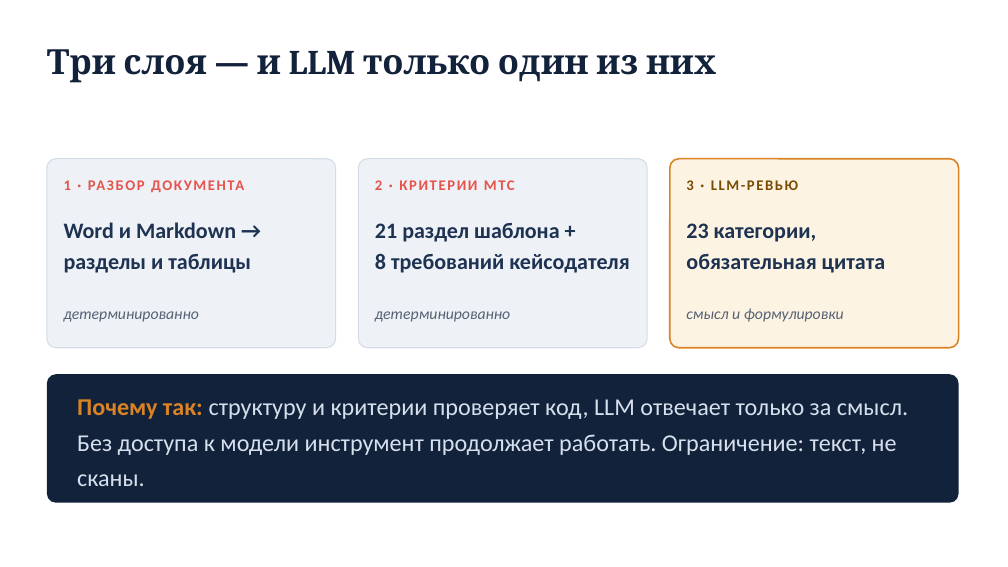
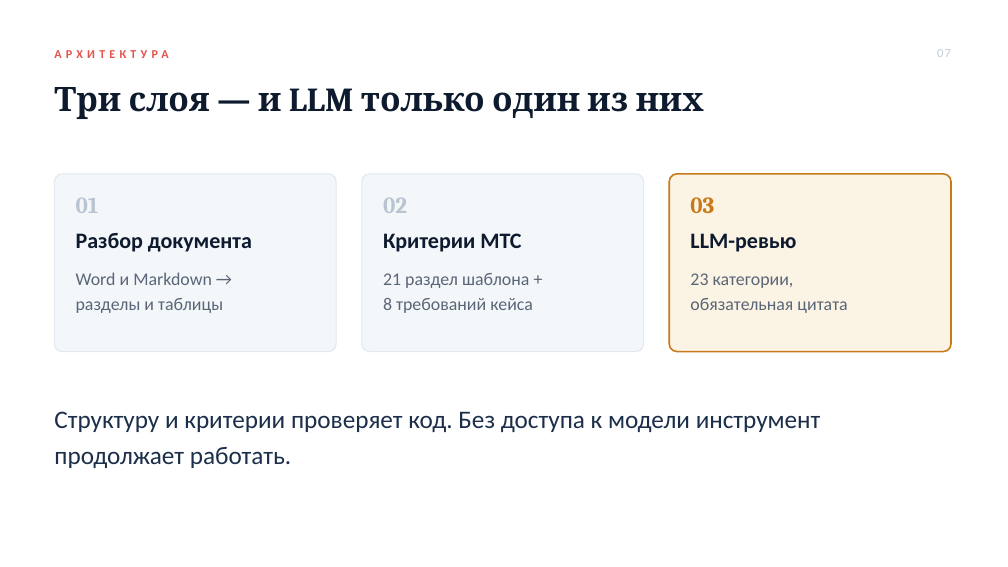
Before and after one commit to kayaal34/aitalenthub-hackathon, a slide deck: slide 7 of presentation/ТЗ-Ревьюер — питч Demo Day.pptx (slide 5 before the commit). Drawn at 1008x567 pixels with LibreOffice and Linux fonts; fonts in the diff are those of the drawing. Boxes give left, top, right and bottom in pixels: in the first picture for what was removed or moved away, otherwise in the second. Text is boxed around its words. In the diff, an @@ line names an element or a change of style, - is before the commit and + after.

```diff
--- a/presentation/ТЗ-Ревьюер — питч Demo Day.pptx
+++ b/presentation/ТЗ-Ревьюер — питч Demo Day.pptx
@@ text added at <box>54,50,168,58</box>, 11.5 pt, text #E5534B, bold @@
+АРХИТЕКТУРА
@@ text added at <box>937,49,951,57</box>, 12 pt, text #C3CDD9 @@
+07
@@ text "Три слоя — и LLM ...": place and size @@
-text "Три слоя — и LLM ..." at <box>47,49,716,83</box>
+text "Три слоя — и LLM ..." at <box>54,87,704,119</box>
@@ text "Три слоя — и LLM ..." at <box>54,87,704,119</box>: size 33 to 32 pt, text colour #13223B to #0E1B2E; line spacing 1.05 to 1.06 @@
@@ rounded rectangle at <box>54,174,337,352</box>: fill #EEF2F7 to #F4F7FA; outline #D4DCE6 1 pt to #E2E8F0 1 pt; proportions changed @@
@@ rounded rectangle: place and size @@
-rounded rectangle at <box>47,159,336,348</box>
+rounded rectangle at <box>54,174,337,352</box>
@@ rounded rectangle: place and size @@
-rounded rectangle at <box>358,159,647,348</box>
+rounded rectangle at <box>362,174,644,352</box>
@@ rounded rectangle at <box>362,174,644,352</box>: fill #EEF2F7 to #F4F7FA; outline #D4DCE6 1 pt to #E2E8F0 1 pt; proportions changed @@
@@ rounded rectangle: place and size @@
-rounded rectangle at <box>670,159,959,348</box>
+rounded rectangle at <box>669,174,951,352</box>
@@ rounded rectangle at <box>669,174,951,352</box>: fill #FDF3E3 to #FBF3E4; outline #D98324 1.5 pt to #C8791A 1.5 pt; proportions changed @@
@@ text added at <box>76,198,99,213</box>, 22 pt, text #B9C4D2, bold @@
+01
@@ text added at <box>383,198,407,213</box>, 22 pt, text #B9C4D2, bold @@
+02
@@ text added at <box>690,197,714,213</box>, 22 pt, text #C8791A, bold @@
+03
@@ text at <box>76,233,252,252</box>: text changed; size 14 to 21 pt; text colour #E5534B to #0E1B2E @@
-1 · РАЗБОР ДОКУМЕНТА
+Разбор документа
@@ text at <box>383,233,521,252</box>: text changed; size 14 to 21 pt; text colour #E5534B to #0E1B2E @@
-2 · КРИТЕРИИ МТС
+Критерии МТС
@@ text at <box>690,233,796,252</box>: text changed; size 14 to 21 pt; text colour #7A4B00 to #0E1B2E @@
-3 · LLM-РЕВЬЮ
+LLM-ревью
@@ text "Word и Markdown →" at <box>76,272,223,313</box>: size 21 to 17 pt, text colour #1E3252 to #5A6678, bold off; line spacing 1.18 to 1.2 @@
@@ text "Word и Markdown →": place and size @@
-text "Word и Markdown →" at <box>64,222,251,273</box>
+text "Word и Markdown →" at <box>76,272,223,313</box>
@@ text "21 раздел шаблона +": place and size @@
-text "21 раздел шаблона +" at <box>375,223,629,273</box>
+text "21 раздел шаблона +" at <box>383,273,533,313</box>
@@ text "23 категории,": place and size @@
-text "23 категории," at <box>686,223,885,273</box>
+text "23 категории," at <box>690,273,847,313</box>
@@ text "23 категории," at <box>690,273,847,313</box>: size 21 to 17 pt, text colour #1E3252 to #5A6678, bold off; line spacing 1.18 to 1.2 @@
@@ text at <box>383,298,533,313</box>: text changed; size 21 to 17 pt; text colour #1E3252 to #5A6678; bold off @@
-8 требований кейсодателя
+8 требований кейса
@@ text at <box>383,273,529,288</box>: size 21 to 17 pt, text colour #1E3252 to #5A6678, bold off in "21 раздел шаблона +"; line spacing 1.18 to 1.2 @@
@@ text removed at <box>64,311,199,322</box> @@
-детерминированно
@@ text removed at <box>375,311,510,322</box> @@
-детерминированно
@@ text removed at <box>686,308,844,322</box> @@
-смысл и формулировки
@@ rounded rectangle removed at <box>47,374,959,503</box> @@
@@ text at <box>54,411,821,468</box>: text changed; size 23 to 24 pt; text colour #D6DFEC to #1B2E4A @@
-Почему так: структуру и критерии проверяет код, LLM отвечает только за смысл. Без доступа к модели инструмент продолжает работать. Ограничение: текст, не сканы.
+Структуру и критерии проверяет код. Без доступа к модели инструмент продолжает работать.
@@ text "Структуру и критерии проверяет код. ..." at <box>54,411,821,468</box>: vertical alignment middle to top @@
```
Also in this commit, not shown: 1 other slide changed, 6 slides added, 5 slides removed, 12 other files.
